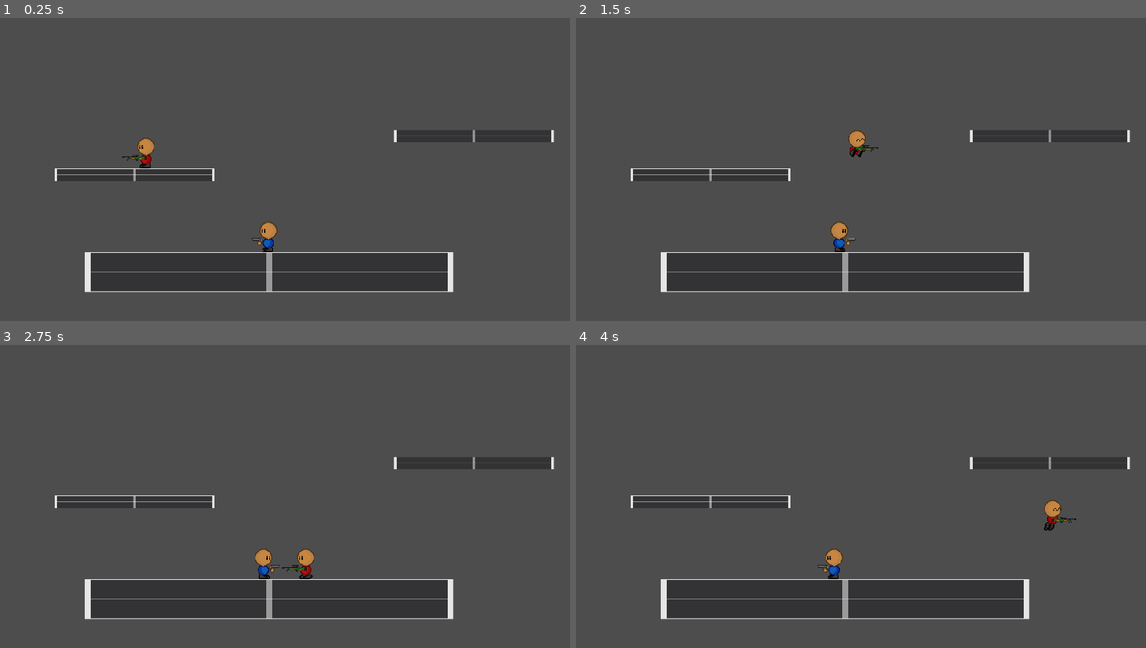
Above: before the commit, frames 1-4 (two rows, left to right).
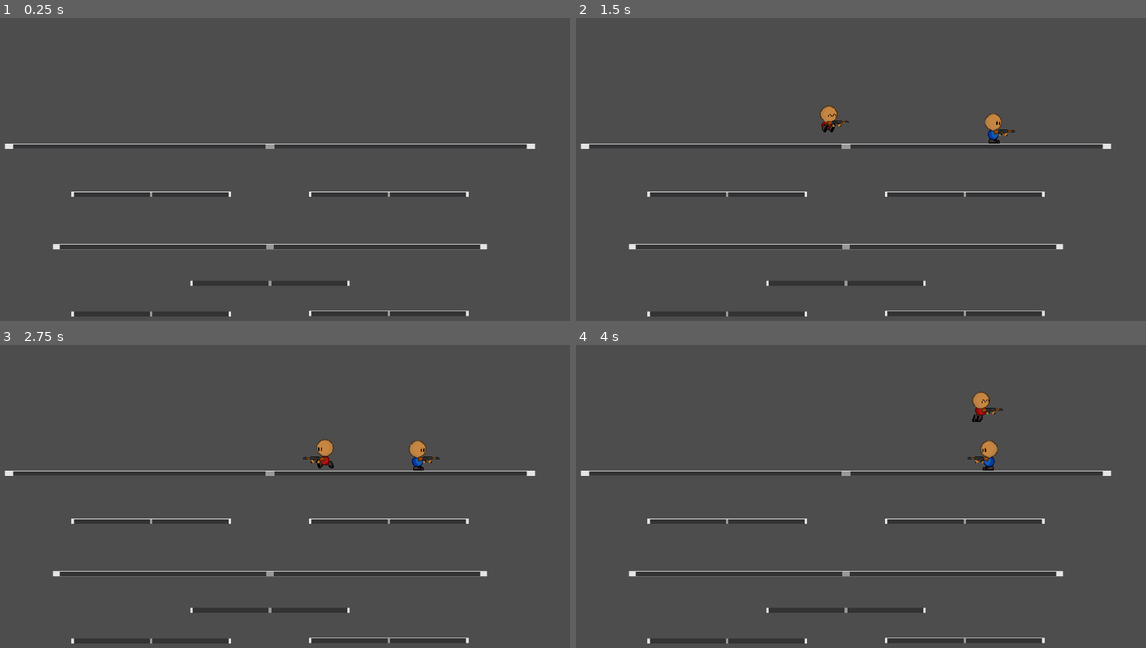
Above: after the commit, the same moments.

Repository: OmerIsBad/Trigger-Happy
Game: Godot game, scene res://Scenes/base.tscn
The game is run twice, just before and just after one commit, with the same random seed, the same clock (stepped at 60 frames per second) and the same inputs. The engine's default icon, where the game draws it, is replaced by a stand-in: a white triangle on a blue panel in a dark square.
Inputs:
- Up to frame 1 (0.25 s): no input
- Up to frame 2 (1.5 s): tap Enter at 0.5 s; hold D (RIGHT) from 0.53 s (still down); tap Left (LEFT_2) at 0.6 s; tap W (JUMP) at 0.77 s; tap Right (RIGHT_2) at 1.35 s
- Up to frame 3 (2.75 s): tap W (JUMP) at 1.52 s; release D (RIGHT) at 2.03 s; hold A (LEFT) from 2.03 s (still down); tap X (SHOOT) at 2.1 s
- Up to frame 4 (4 s): release A (LEFT) at 2.78 s; hold D (RIGHT) from 2.78 s (still down); tap Keypad 0 (SHOOT_2) at 2.85 s; tap W (JUMP) at 3.02, 3.77 s; tap Left (LEFT_2) at 3.6 s

The runs differ from the first frame. In frame 1, 16% of the frame differs, in the area x 0-98%, y 37-99%; in frame 2, 16%; in frame 3, 16%; in frame 4, 16%, in the area x 0-98%, y 15-99%.

Commit message:
Map and Game Loop
Added and actual game loop.

Death, lives, respawning is all in the game now

Fixed some bugs that occur when player is knocked beyond TopSpeed and keeps moving away from the bullet

Diff:
--- a/Global.gd
+++ b/Global.gd
@@ -1 +1,6 @@
 extends Node
+
+var Player1Lives = 15
+var Player2Lives = 15
+var Player3Lives = 15
+var Player4Lives = 15
--- a/Scenes/Player1.tscn
+++ b/Scenes/Player1.tscn
@@ -4,7 +4,7 @@
 [ext_resource type="Texture2D" uid="uid://dcnmywy7djk7h" path="res://Assets/Player_Air_RED.png" id="2_2ale3"]
 [ext_resource type="Texture2D" uid="uid://b5fj4ew8f3pil" path="res://Assets/Player_Run_RED.png" id="2_dvont"]
 [ext_resource type="Texture2D" uid="uid://brurq1gppfwel" path="res://Assets/Player_Idle_RED.png" id="3_i047d"]
-[ext_resource type="PackedScene" uid="uid://70vm4h0tt2ts" path="res://Scenes/AWMSniper.tscn" id="5_2ale3"]
+[ext_resource type="PackedScene" uid="uid://behxlpv6hngwg" path="res://Scenes/AK47.tscn" id="5_2ale3"]
 
 [sub_resource type="AtlasTexture" id="AtlasTexture_7m8ro"]
 atlas = ExtResource("2_2ale3")
@@ -115,7 +115,7 @@
 [node name="WeaponHolder" type="Node2D" parent="Hand" unique_id=1822474020]
 position = Vector2(28, 19)
 
-[node name="AWMSniper" parent="Hand/WeaponHolder" unique_id=43814650 instance=ExtResource("5_2ale3")]
+[node name="AK47" parent="Hand/WeaponHolder" unique_id=1749951757 instance=ExtResource("5_2ale3")]
 
 [node name="CoyoteTimer" type="Timer" parent="." unique_id=468557345]
 one_shot = true
--- a/Scenes/Player2.tscn
+++ b/Scenes/Player2.tscn
@@ -3,8 +3,8 @@
 [ext_resource type="Script" uid="uid://r4k0grg0pb0c" path="res://Scripts/player.gd" id="1_dn4j3"]
 [ext_resource type="Texture2D" uid="uid://dxf134x1oqwuy" path="res://Assets/Player_Air_BLUE.png" id="2_3tsci"]
 [ext_resource type="Texture2D" uid="uid://bnebx5nnj06ih" path="res://Assets/Player_Idle_BLUE.png" id="3_0bobp"]
-[ext_resource type="PackedScene" uid="uid://dlgeapahsfg15" path="res://Scenes/Glock29.tscn" id="3_kfthp"]
 [ext_resource type="Texture2D" uid="uid://x5t68dqh8fpm" path="res://Assets/Player_Run_BLUE.png" id="4_01ocy"]
+[ext_resource type="PackedScene" uid="uid://behxlpv6hngwg" path="res://Scenes/AK47.tscn" id="5_3tsci"]
 
 [sub_resource type="AtlasTexture" id="AtlasTexture_7m8ro"]
 atlas = ExtResource("2_3tsci")
@@ -115,7 +115,7 @@
 [node name="WeaponHolder" type="Node2D" parent="Hand" unique_id=1040076102]
 position = Vector2(28, 19)
 
-[node name="Glock29" parent="Hand/WeaponHolder" unique_id=40949958 instance=ExtResource("3_kfthp")]
+[node name="AK47" parent="Hand/WeaponHolder" unique_id=1749951757 instance=ExtResource("5_3tsci")]
 
 [node name="CoyoteTimer" type="Timer" parent="." unique_id=966266317]
 one_shot = true
--- a/Scenes/base.tscn
+++ b/Scenes/base.tscn
@@ -3,8 +3,6 @@
 [ext_resource type="PackedScene" uid="uid://byftoioygd6js" path="res://Scenes/Player1.tscn" id="1_31hd7"]
 [ext_resource type="Texture2D" uid="uid://d0knq47jntws5" path="res://Assets/Prototype.png" id="2_6qyon"]
 [ext_resource type="PackedScene" uid="uid://deth1no6loh1e" path="res://Scenes/Player2.tscn" id="3_6qyon"]
-
-[sub_resource type="WorldBoundaryShape2D" id="WorldBoundaryShape2D_w5gtm"]
 
 [sub_resource type="RectangleShape2D" id="RectangleShape2D_npw3m"]
 size = Vector2(511, 40)
@@ -12,44 +10,97 @@
 [node name="Base" type="Node2D" unique_id=860293535]
 
 [node name="Player1" parent="." unique_id=1839866205 instance=ExtResource("1_31hd7")]
+position = Vector2(480, -500)
 
 [node name="Player2" parent="." unique_id=1067377693 instance=ExtResource("3_6qyon")]
-position = Vector2(392, 297)
+position = Vector2(1440, -500)
 
 [node name="Camera2D" type="Camera2D" parent="." unique_id=1278093968]
-position = Vector2(405, 150)
+position = Vector2(960, 540)
 
-[node name="StaticBody2D" type="StaticBody2D" parent="." unique_id=131197967]
-position = Vector2(384, 362)
+[node name="Platforms" type="Node2D" parent="." unique_id=849574418]
+z_index = -1
 
-[node name="CollisionShape2D" type="CollisionShape2D" parent="StaticBody2D" unique_id=2008290275]
-shape = SubResource("WorldBoundaryShape2D_w5gtm")
+[node name="Platform" type="StaticBody2D" parent="Platforms" unique_id=1081622047]
+position = Vector2(580, 950)
+scale = Vector2(1, 0.39999998)
 
-[node name="Sprite2D" type="Sprite2D" parent="StaticBody2D" unique_id=1689363921]
-position = Vector2(18.5, 63)
-scale = Vector2(9.2109375, 1)
-texture = ExtResource("2_6qyon")
-
-[node name="StaticBody2D3" type="StaticBody2D" parent="." unique_id=1081622047]
-position = Vector2(1018, -12)
-
-[node name="Sprite2D" type="Sprite2D" parent="StaticBody2D3" unique_id=782663237]
-position = Vector2(39.499992, 1)
+[node name="Sprite2D" type="Sprite2D" parent="Platforms/Platform" unique_id=782663237]
 scale = Vector2(3.9921877, 0.3125)
 texture = ExtResource("2_6qyon")
 
-[node name="CollisionShape2D" type="CollisionShape2D" parent="StaticBody2D3" unique_id=1357366294]
-position = Vector2(39.5, 1)
+[node name="CollisionShape2D" type="CollisionShape2D" parent="Platforms/Platform" unique_id=1357366294]
 shape = SubResource("RectangleShape2D_npw3m")
+one_way_collision = true
 
-[node name="StaticBody2D2" type="StaticBody2D" parent="." unique_id=854879522]
-position = Vector2(-68, 112)
+[node name="Platform2" type="StaticBody2D" parent="Platforms" unique_id=1709327983]
+position = Vector2(1340, 948)
+scale = Vector2(1, 0.39999998)
 
-[node name="Sprite2D" type="Sprite2D" parent="StaticBody2D2" unique_id=933729442]
-position = Vector2(39.499992, 1)
+[node name="Sprite2D" type="Sprite2D" parent="Platforms/Platform2" unique_id=103298439]
 scale = Vector2(3.9921877, 0.3125)
 texture = ExtResource("2_6qyon")
 
-[node name="CollisionShape2D" type="CollisionShape2D" parent="StaticBody2D2" unique_id=278582582]
-position = Vector2(39.5, 1)
+[node name="CollisionShape2D" type="CollisionShape2D" parent="Platforms/Platform2" unique_id=1250391896]
 shape = SubResource("RectangleShape2D_npw3m")
+one_way_collision = true
+
+[node name="Platform3" type="StaticBody2D" parent="Platforms" unique_id=612689674]
+position = Vector2(960, 851)
+scale = Vector2(1, 0.39999998)
+
+[node name="Sprite2D" type="Sprite2D" parent="Platforms/Platform3" unique_id=1475936841]
+scale = Vector2(3.9921877, 0.3125)
+texture = ExtResource("2_6qyon")
+
+[node name="CollisionShape2D" type="CollisionShape2D" parent="Platforms/Platform3" unique_id=357687714]
+shape = SubResource("RectangleShape2D_npw3m")
+one_way_collision = true
+
+[node name="Platform4" type="StaticBody2D" parent="Platforms" unique_id=2133316420]
+position = Vector2(960, 734)
+scale = Vector2(2.7199974, 0.39999998)
+
+[node name="Sprite2D" type="Sprite2D" parent="Platforms/Platform4" unique_id=1373088332]
+scale = Vector2(3.9921877, 0.3125)
+texture = ExtResource("2_6qyon")
+
+[node name="CollisionShape2D" type="CollisionShape2D" parent="Platforms/Platform4" unique_id=754499784]
+shape = SubResource("RectangleShape2D_npw3m")
+one_way_collision = true
+
+[node name="Platform5" type="StaticBody2D" parent="Platforms" unique_id=1295687350]
+position = Vector2(960.00006, 412)
+scale = Vector2(3.3199973, 0.39999998)
+
+[node name="Sprite2D" type="Sprite2D" parent="Platforms/Platform5" unique_id=1780914457]
+scale = Vector2(3.9921877, 0.3125)
+texture = ExtResource("2_6qyon")
+
+[node name="CollisionShape2D" type="CollisionShape2D" parent="Platforms/Platform5" unique_id=133891590]
+shape = SubResource("RectangleShape2D_npw3m")
+one_way_collision = true
+
+[node name="Platform6" type="StaticBody2D" parent="Platforms" unique_id=894993449]
+position = Vector2(1340, 566.00006)
+scale = Vector2(1, 0.39999998)
+
+[node name="Sprite2D" type="Sprite2D" parent="Platforms/Platform6" unique_id=470809305]
+scale = Vector2(3.9921877, 0.3125)
+texture = ExtResource("2_6qyon")
+
+[node name="CollisionShape2D" type="CollisionShape2D" parent="Platforms/Platform6" unique_id=708522626]
+shape = SubResource("RectangleShape2D_npw3m")
+one_way_collision = true
+
+[node name="Platform7" type="StaticBody2D" parent="Platforms" unique_id=896627172]
+position = Vector2(580, 566)
+scale = Vector2(1, 0.39999998)
+
+[node name="Sprite2D" type="Sprite2D" parent="Platforms/Platform7" unique_id=215014635]
+scale = Vector2(3.9921877, 0.3125)
+texture = ExtResource("2_6qyon")
+
+[node name="CollisionShape2D" type="CollisionShape2D" parent="Platforms/Platform7" unique_id=1567310251]
+shape = SubResource("RectangleShape2D_npw3m")
+one_way_collision = true
--- a/Scripts/Glock29.gd
+++ b/Scripts/Glock29.gd
@@ -18,7 +18,7 @@
 #Bullet Stats
 var BulletSpeed = 75
 var BulletLifeTime = 10.0
-var BulletKnockback = 850.0
+var BulletKnockback = 600.0
 var BulletDirection = -1
 
 # Called when the node enters the scene tree for the first time.
--- a/Scripts/player.gd
+++ b/Scripts/player.gd
@@ -4,7 +4,6 @@
 @onready var WeaponHolderNode = $Hand/WeaponHolder
 @onready var CoyoteTimerNode = $CoyoteTimer
 @onready var AnimatedSprite = $AnimatedSprite2D
-
 
 var CoyoteTime = 0.15
 var CanJump = true
@@ -13,7 +12,7 @@
 var Acceleration = 40.0
 var TopSpeed = 500.0
 var Friction = 25
-var ExtremeSpeedFriction = 45
+var ExtremeSpeedFriction = 80
 var AirResistance = 15
 var UpGravity = 40
 var DownGravity = 60
@@ -23,6 +22,9 @@
 var MoveJump
 var Direction = -1.0
 var InputDirection
+var SpeedDegradation = 5
+var RespawnPosition
+var Stock = 3
 
 func IdentifyPlayer():
 	if name == "Player1":
@@ -36,8 +38,13 @@
 
 func _ready() -> void:
 	IdentifyPlayer()
+	RespawnPosition = position
 
 func _physics_process(delta: float) -> void:
+	if position.y > 1500:
+		Respawn()
+		print("poop")
+		return
 
 	InputDirection = Input.get_axis(MoveLeft, MoveRight)
 	if InputDirection != 0:
@@ -65,9 +72,15 @@
 	# Apply Acceeration if button pressed and player isnt above TS
 	if abs(velocity.x) < TopSpeed:
 		if InputDirection == 1:
-			velocity.x += Acceleration
+			if (velocity.x + Acceleration) < TopSpeed:
+				velocity.x += Acceleration
+			else:
+				velocity.x = 500
 		elif InputDirection == -1:
-			velocity.x -= Acceleration
+			if (velocity.x - Acceleration) > -TopSpeed:
+				velocity.x -= Acceleration
+			else:
+				velocity.x = -500
 
 	#if player is above topspeed due to KNOCKBACK, let him slow down
 	elif InputDirection == 1 and velocity.x < 0:
@@ -75,10 +88,12 @@
 	elif InputDirection == -1 and velocity.x > 0:
 		velocity.x -= Acceleration
 
+	if abs(velocity.x) > TopSpeed:
+		velocity.x -= SpeedDegradation * Direction
 
 
 	#Apply Friction or Air Resistance if nothing is pressed
-	if is_on_floor():
+	if is_on_floor() or abs(velocity.x) > TopSpeed:
 		#if extreme speed, increase friction, else use normal
 		var FrictionToUse = Friction
 
@@ -157,6 +172,15 @@
 	var Glock = GlockScene.instantiate()
 	WeaponHolderNode.add_child(Glock)
 
+func Respawn() -> void:
+	Stock -= 1
+	if Stock > 0:
+		position = RespawnPosition
+		velocity = Vector2.ZERO
+		CanJump = false
+		CanDoubleJump = true
+
+
 
 func _on_coyote_timer_timeout() -> void:
 	CanJump = false
